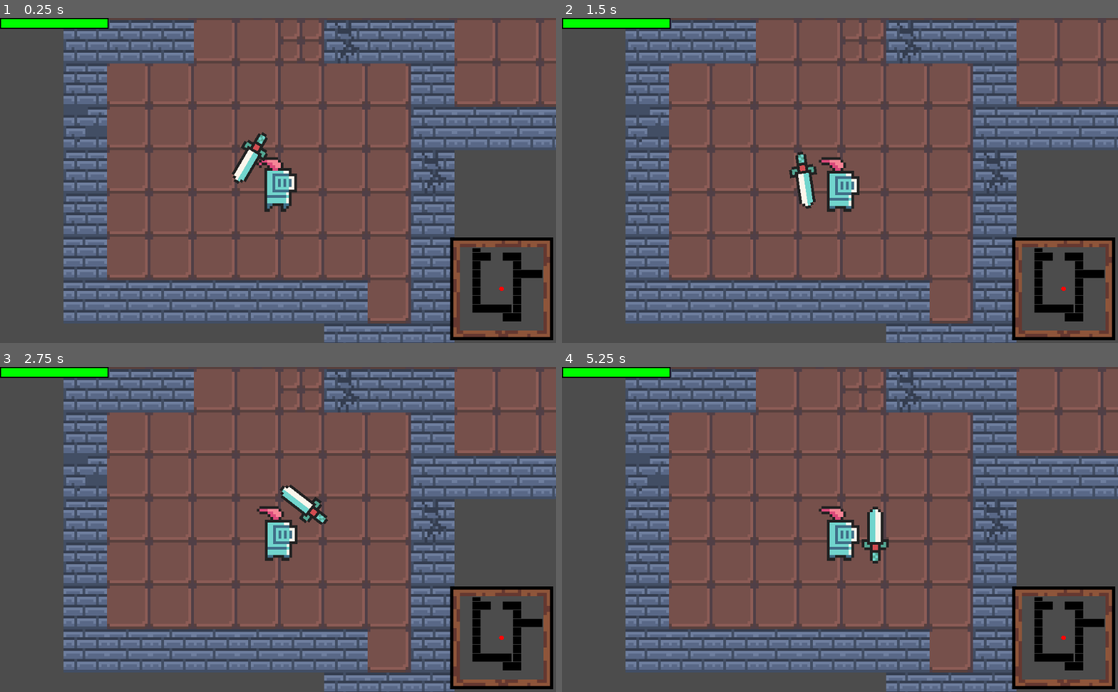
Above: before the commit, frames 1-4 (two rows, left to right).
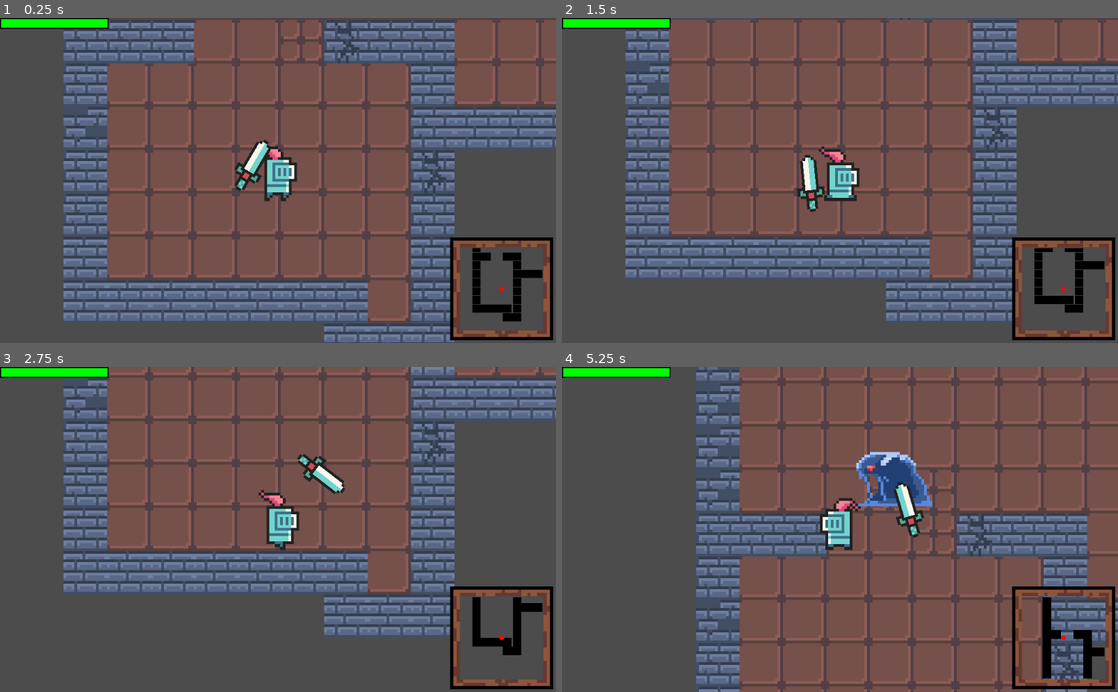
Above: after the commit, the same moments.

Repository: skni-kod/roguelike
Game: Godot game, scene res://Scenes/Levels/Main.tscn
Same seed, same stepped clock (60 frames per second), same inputs: the game is played once before the commit and once after it.
Inputs (mouse positions are in pixels of both pictures, inside the frame that each line leads up to):
- Up to frame 1 (0.25 s): no input
- Up to frame 2 (1.5 s): move the mouse to (962, 164) at 0.52 s; press the mouse at (962, 164) at 0.53 s; hold D (move_right) 0.53-1.28 s; move the mouse to (728, 196) at 1.27 s; release the mouse at (728, 196) at 1.28 s; hold S (move_down) from 1.28 s (still down); click (728, 196) at 1.35 s
- Up to frame 3 (2.75 s): move the mouse to (333, 458) at 2.02 s; release S (move_down) at 2.03 s; press the mouse at (333, 458) at 2.03 s; hold D (move_right) from 2.03 s (still down)
- Up to frame 4 (5.25 s): move the mouse to (812, 594) at 2.77 s; release D (move_right) at 2.78 s; release the mouse at (812, 594) at 2.78 s; hold W (move_up) 2.78-3.53 s; click (812, 594) at 2.85 s; move the mouse to (1006, 578) at 3.52 s; press the mouse at (1006, 578) at 3.53 s; hold A (move_left) 3.53-5.03 s; move the mouse to (673, 480) at 4.27 s; release the mouse at (673, 480) at 4.28 s; click (673, 480) at 4.35 s; move the mouse to (867, 529) at 5.02 s; press the mouse at (867, 529) at 5.03 s; hold S (move_down) from 5.03 s (still down)

The runs differ from the first frame. In frame 1, 1.4% of the frame differs, in the area x 41-54%, y 35-60%; in frame 2, 24%; in frame 3, 42%; in frame 4, 54%, in the area x 11-100%, y 0-100%.

Commit message:
sword movement

Diff:
--- a/Scenes/Actors/Player.gd
+++ b/Scenes/Actors/Player.gd
@@ -2,6 +2,7 @@
 
 signal health_updated(health, amount)
 signal max_health_updated(health)
+signal attacked(damage)
 
 var velocity = Vector2.ZERO
 var current_side = "Up" # Zmienna zawierająca stronę w którą odwrócony jest bohater
@@ -18,10 +19,7 @@
 
 func _physics_process(delta):
 	if Input.is_action_pressed("attack"):
-			$AnimationPlayer.play("Attack "+current_side)
-			attack = true
-			yield($AnimationPlayer,"animation_finished")
-			attack = false
+		emit_signal("attacked", damage)
 	elif !attack: #Jeżeli nie atakuje to
 		movement()
 
--- a/Scenes/Actors/Player.tscn
+++ b/Scenes/Actors/Player.tscn
@@ -74,11 +74,11 @@
 script = ExtResource( 2 )
 
 [node name="PlayerSprite" type="Sprite" parent="."]
+position = Vector2( 0, -4 )
 texture = ExtResource( 1 )
 hframes = 9
 
 [node name="PlayerCollision" type="CollisionShape2D" parent="."]
-position = Vector2( 0, 4 )
 shape = SubResource( 1 )
 
 [node name="Camera2D" type="Camera2D" parent="."]
@@ -117,8 +117,13 @@
 script = ExtResource( 4 )
 
 [node name="SwordSprite" type="Sprite" parent="Sword"]
-position = Vector2( 13, 2 )
+position = Vector2( 11, 0 )
 texture = ExtResource( 3 )
+
+[node name="Timer" type="Timer" parent="Sword"]
+wait_time = 0.3
+[connection signal="attacked" from="." to="Sword" method="_on_Player_attacked"]
 [connection signal="health_updated" from="." to="." method="_on_Player_health_updated"]
 [connection signal="max_health_updated" from="." to="." method="_on_Player_max_health_updated"]
 [connection signal="body_entered" from="AttackCollision" to="." method="_on_AttackCollision_body_entered"]
+[connection signal="timeout" from="Sword/Timer" to="Sword" method="_on_Timer_timeout"]
--- a/Scenes/Actors/Sword.gd
+++ b/Scenes/Actors/Sword.gd
@@ -1,13 +1,36 @@
 extends Node2D
 
 var mouse_position
+var attack = false
+var attack_vector = Vector2.ZERO
+export var attack_range = 15
+onready var timer = $Timer
 
 func _physics_process(delta):
-	mouse_position = get_local_mouse_position()
-	if rotation < -PI:
-		rotation = PI + mouse_position.angle()
-	elif rotation > PI:
-		rotation = -PI + mouse_position.angle()
-	else:
-		rotation += mouse_position.angle()
-	print(rotation)
+	if !attack:
+		mouse_position = get_local_mouse_position()
+		if rotation < -PI:
+			rotation = PI + mouse_position.angle()
+		elif rotation > PI:
+			rotation = -PI + mouse_position.angle()
+		else:
+			rotation += mouse_position.angle()
+		if rotation < -PI/2 or rotation > PI/2:
+			$SwordSprite.scale.y = -1
+		else:
+			$SwordSprite.scale.y = 1
+
+
+func _on_Player_attacked(damage):
+	if !attack:
+		attack = true
+		attack_vector = Vector2(attack_range * cos(rotation), attack_range * sin(rotation))
+		print(attack_vector, sin(rotation_degrees))
+		print(rotation_degrees)
+		position += attack_vector
+		timer.start()
+
+func _on_Timer_timeout():
+	position -= attack_vector
+	attack = false
+	timer.stop()
Not shown: 2 places in Scenes/Actors/Slime.tscn that only renumber resources
